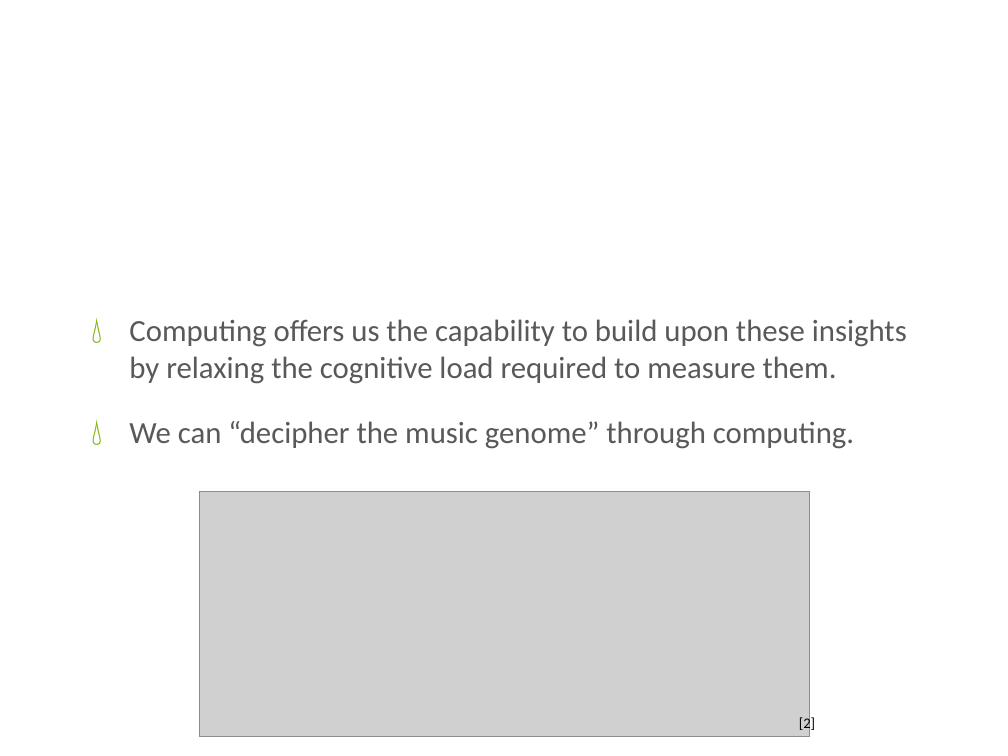
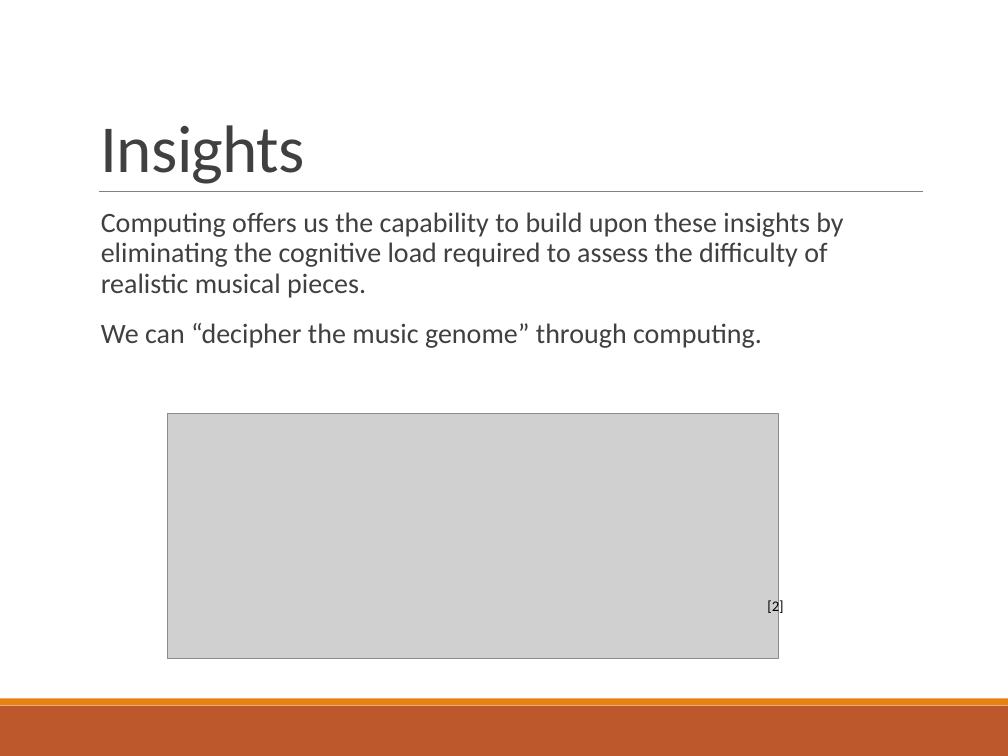
Before and after one commit to xwsxethan/MusicScoring, a slide deck: slide 6 of Documents/Thesis/ThesisDissertation.pptx (slide 5 before the commit). Drawn at 1008x756 pixels with LibreOffice and Linux fonts; fonts in the diff are those of the drawing; grey boxes stand for pictures; background and template pictures are left out. Boxes give left, top, right and bottom in pixels: in the first picture for what was removed or moved away, otherwise in the second. Text is boxed around its words. In the diff, an @@ line names an element or a change of style, - is before the commit and + after.

```diff
--- a/Documents/Thesis/ThesisDissertation.pptx
+++ b/Documents/Thesis/ThesisDissertation.pptx
@@ title "Insights": place and size @@
-title "Insights" at (812,319,907,347)
+title "Insights" at (101,125,305,184)
@@ title "Insights" at (101,125,305,184): size 46 to 48 pt, text colour #FFFFFF to #404040, letter spacing 0 to -0.5 pt; alignment centre to left; line spacing 1 to 0.85; vertical alignment middle to bottom @@
@@ text "Computing offers us the capability ...": place and size @@
-text "Computing offers us the capability ..." at (129,319,854,449)
+text "Computing offers us the capability ..." at (101,212,843,348)
@@ line added from (99, 192) to (922, 192), #808080 0.5 pt @@
@@ text at (101,212,843,298): text changed; size 22 to 20 pt; text colour #595959 to #404040 @@
-💧 Computing offers us the capability to build upon these insights by relaxing the cognitive load required to measure them.
+  Computing offers us the capability to build upon these insights by eliminating the cognitive load required to assess the difficulty of realistic musical pieces.
@@ text at (101,323,762,348): size 22 to 20 pt, text colour #595959 to #404040 in "We can “decipher the music genome” through ..."; bullet 💧 to  ; line spacing 1 to 0.9; less space between paragraphs; bullet colour #80B606 to #E48312 @@
@@ picture: place and size @@
-picture at (200,492,810,737)
+picture at (167,414,778,659)
@@ text "[2]": place and size @@
-text "[2]" at (799,715,815,732)
+text "[2]" at (767,599,783,616)
@@ rectangle added at (0,706,1008,756), fill #BD582C @@
@@ rectangle added at (0,699,1008,706), fill #E48312 @@
```
Also in this commit, not shown: 35 other slides changed, 3 slides added, 3 slides removed.
